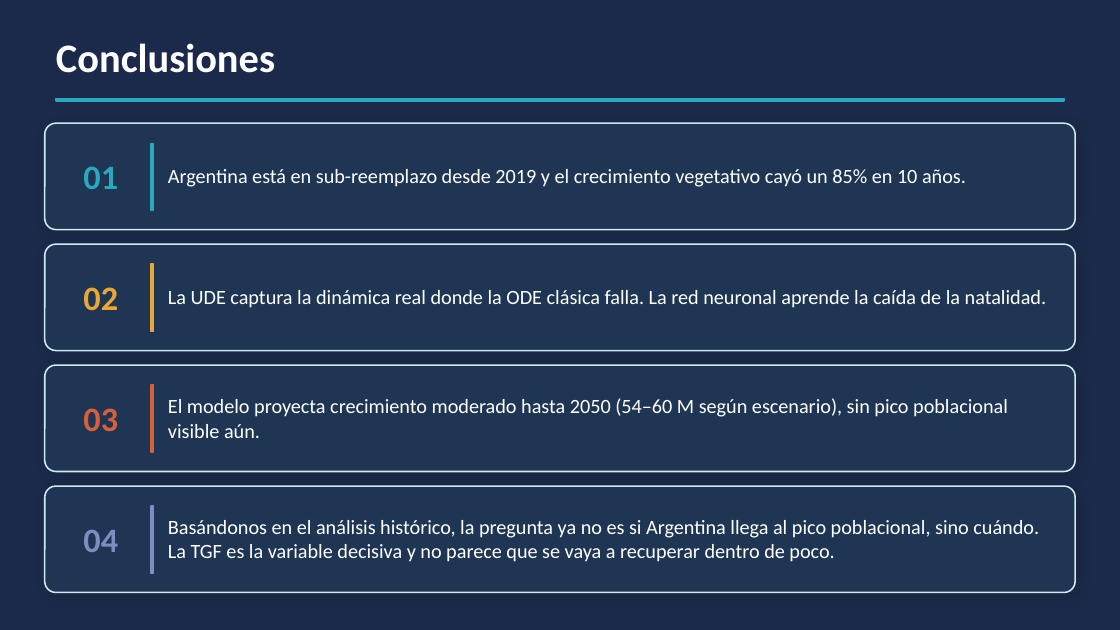
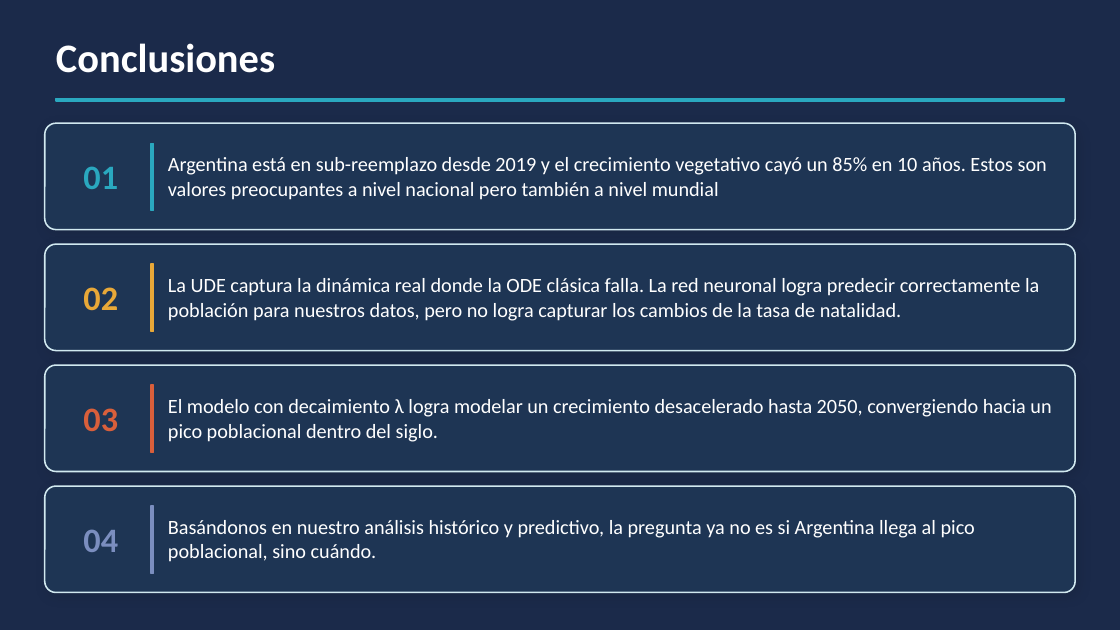
Before and after one commit to matias258/Analisis-sobre-Dinamicas-Demograficas-Argentinas-Mediante-UDE, a slide deck: slide 14 of UDE_Argentina_2050.pptx (slide 13 before the commit). Drawn at 1120x630 pixels with LibreOffice and Linux fonts; fonts in the diff are those of the drawing. Boxes give left, top, right and bottom in pixels: in the first picture for what was removed or moved away, otherwise in the second. Text is boxed around its words. In the diff, an @@ line names an element or a change of style, - is before the commit and + after.

```diff
--- a/UDE_Argentina_2050.pptx
+++ b/UDE_Argentina_2050.pptx
@@ text at box(168, 157, 1047, 200): text changed @@
-Argentina está en sub-reemplazo desde 2019 y el crecimiento vegetativo cayó un 85% en 10 años.
+Argentina está en sub-reemplazo desde 2019 y el crecimiento vegetativo cayó un 85% en 10 años. Estos son valores preocupantes a nivel nacional pero también a nivel mundial
@@ text at box(168, 278, 1039, 321): text changed @@
-La UDE captura la dinámica real donde la ODE clásica falla. La red neuronal aprende la caída de la natalidad.
+La UDE captura la dinámica real donde la ODE clásica falla. La red neuronal logra predecir correctamente la población para nuestros datos, pero no logra capturar los cambios de la tasa de natalidad.
@@ text at box(168, 399, 1051, 442): text changed @@
-El modelo proyecta crecimiento moderado hasta 2050 (54–60 M según escenario), sin pico poblacional visible aún.
+El modelo con decaimiento λ logra modelar un crecimiento desacelerado hasta 2050, convergiendo hacia un pico poblacional dentro del siglo.
@@ text at box(168, 520, 975, 562): text changed @@
-Basándonos en el análisis histórico, la pregunta ya no es si Argentina llega al pico poblacional, sino cuándo. La TGF es la variable decisiva y no parece que se vaya a recuperar dentro de poco.
+Basándonos en nuestro análisis histórico y predictivo, la pregunta ya no es si Argentina llega al pico poblacional, sino cuándo.
```
Also in this commit, not shown: 3 other slides changed, 1 slide added, 2 other files.
